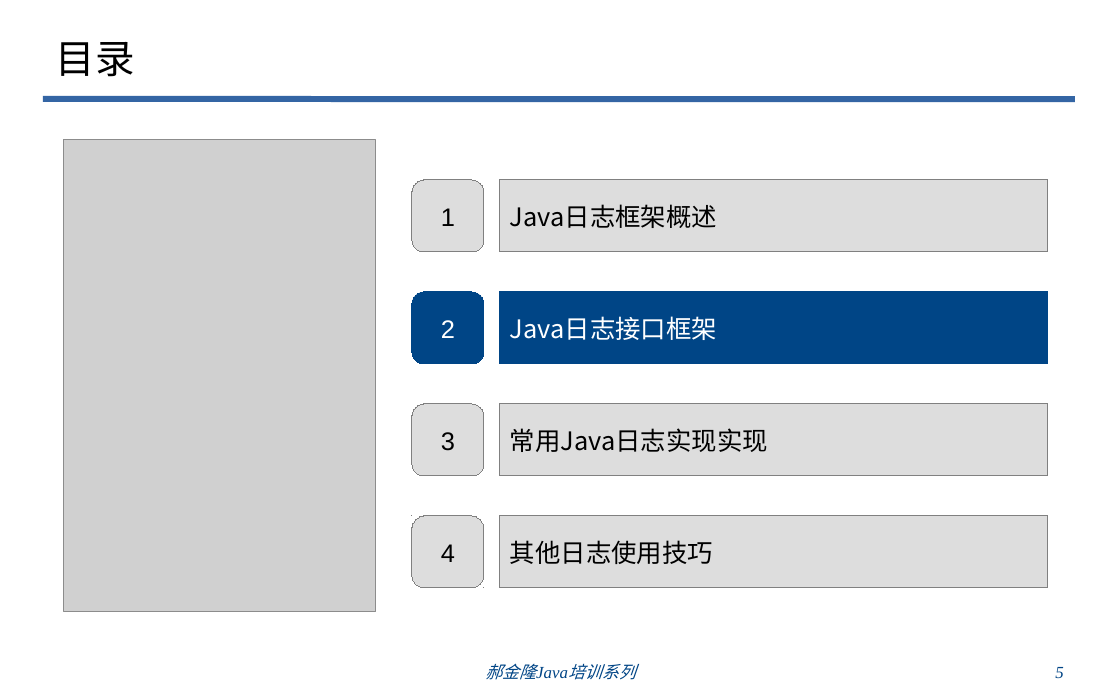
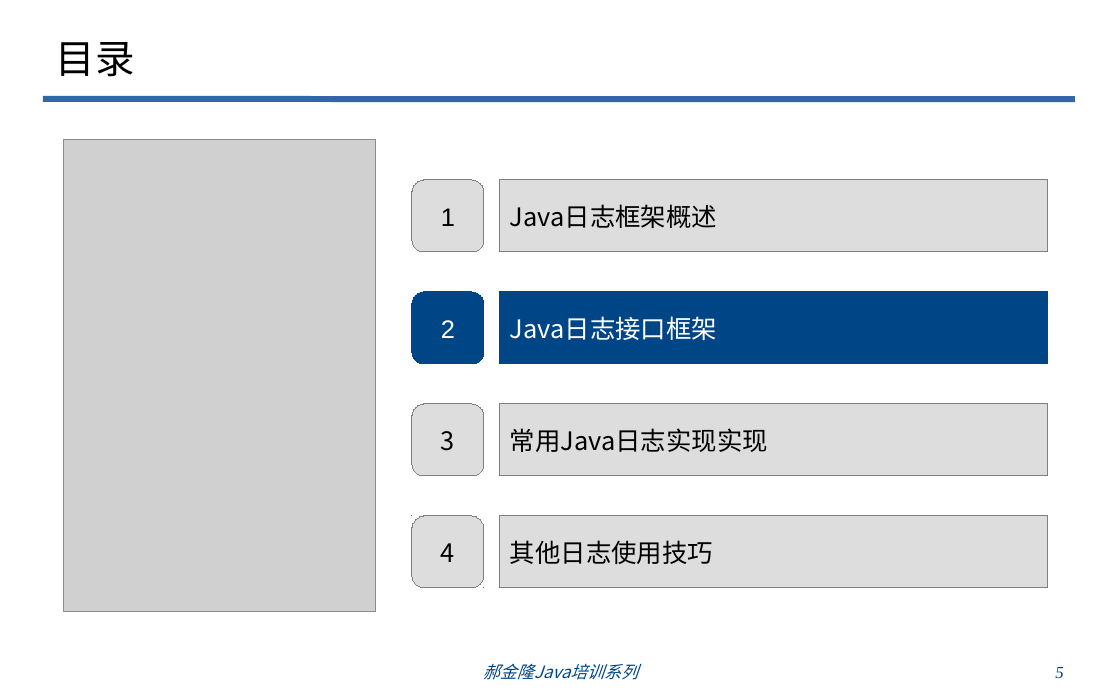
Before and after one commit to haojinlong/trainning, a slide deck: slide 5 of doc/odp/郝金隆Java编程技巧培训之一：Java日志框架.odp. Drawn at 1120x700 pixels with LibreOffice and Linux fonts; fonts in the diff are those of the drawing; grey boxes stand for pictures; background and template pictures are left out. Boxes give left, top, right and bottom in pixels: in the first picture for what was removed or moved away, otherwise in the second. Text is boxed around its words. In the diff, an @@ line names an element or a change of style, - is before the commit and + after.

```diff
--- a/doc/odp/郝金隆Java编程技巧培训之一：Java日志框架.odp
+++ b/doc/odp/郝金隆Java编程技巧培训之一：Java日志框架.odp
@@ rounded rectangle "3" at (413,405,485,477): font Arial to Noto Sans CJK SC @@
@@ freeform shape "4" at (413,516,485,588): font Arial to Noto Sans CJK SC @@
@@ text "郝金隆Java培训系列" at (483,663,638,680): font Times New Roman to Noto Sans CJK SC @@
```
Also in this commit, not shown: 7 other slides changed, 9 slides added, 6 other files.
